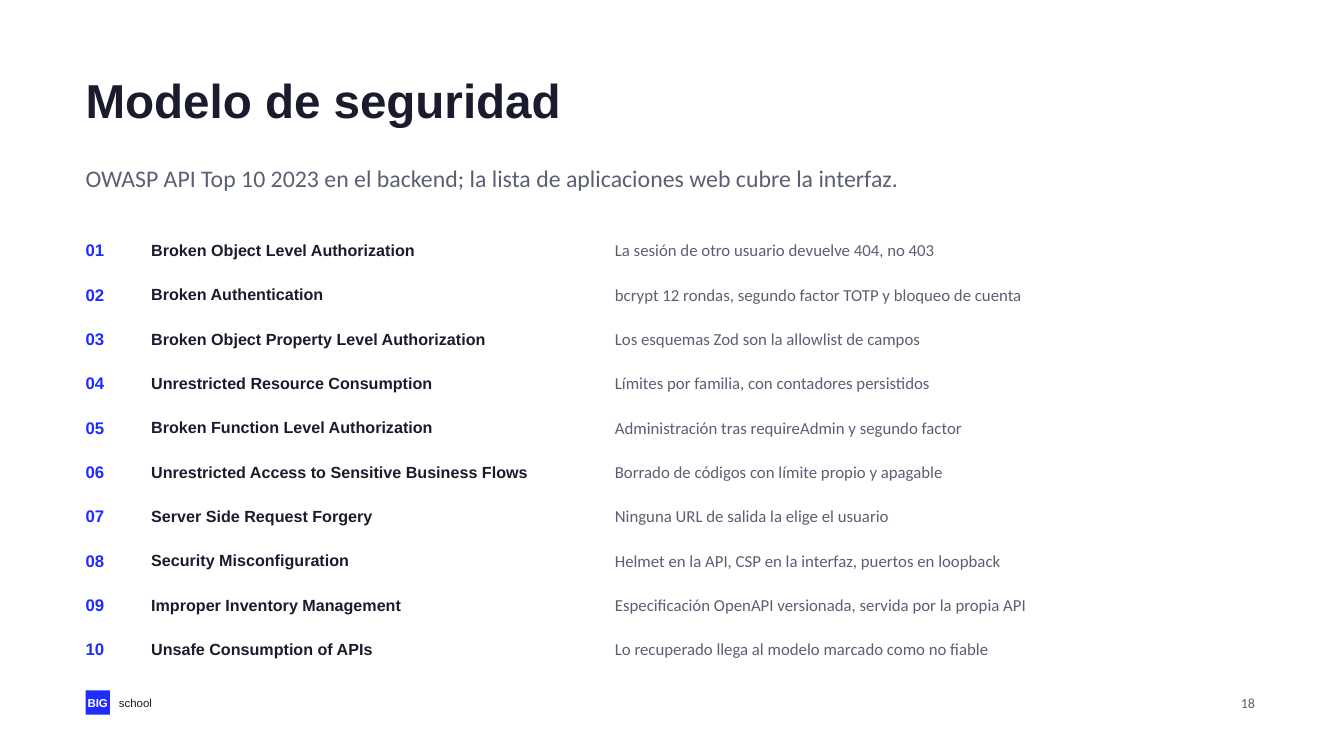
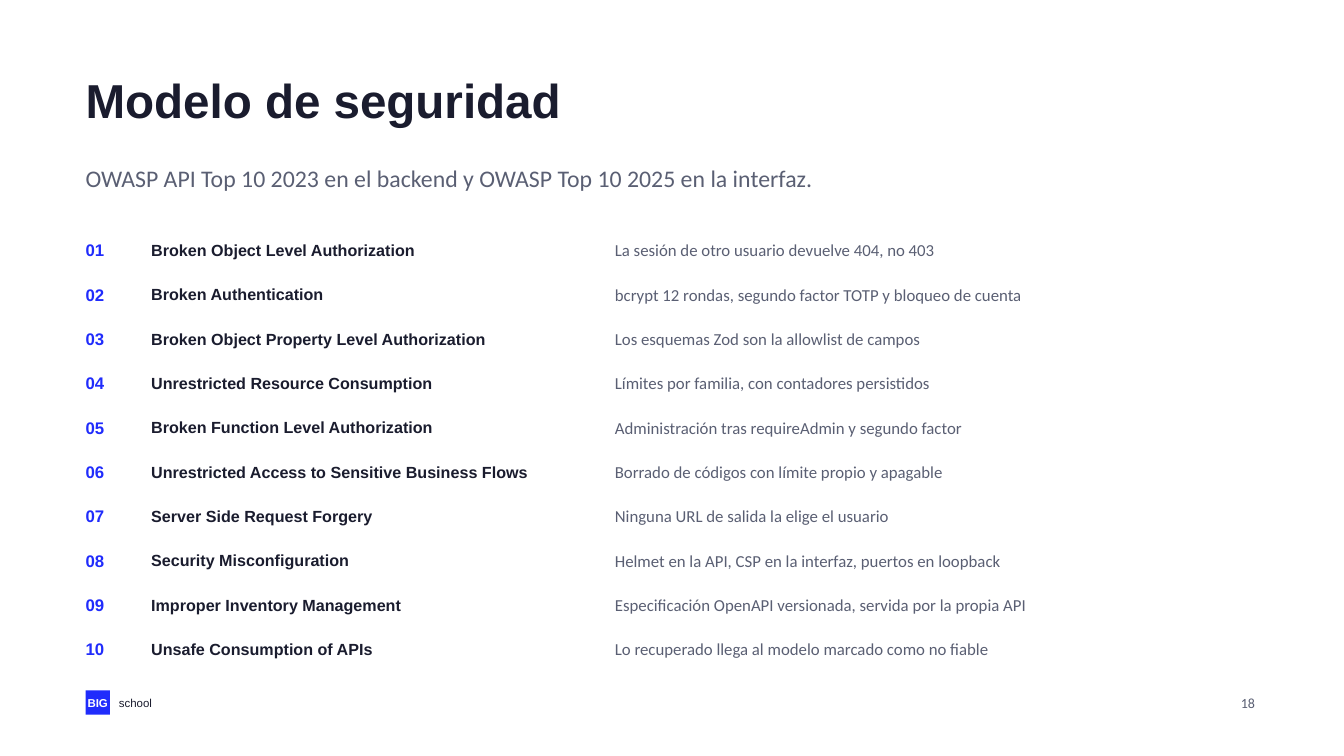
Before and after one commit to NovilloQuinta/intelligent-automotive-diagnostics, a slide deck: slide 18 of docs/presentacion/tfm-intelligent-automotive-diagnostics.pptx. Drawn at 1344x756 pixels with LibreOffice and Linux fonts; fonts in the diff are those of the drawing. Boxes give left, top, right and bottom in pixels: in the first picture for what was removed or moved away, otherwise in the second. Text is boxed around its words. In the diff, an @@ line names an element or a change of style, - is before the commit and + after.

```diff
--- a/docs/presentacion/tfm-intelligent-automotive-diagnostics.pptx
+++ b/docs/presentacion/tfm-intelligent-automotive-diagnostics.pptx
@@ text at [86, 170, 812, 191]: text changed @@
-OWASP API Top 10 2023 en el backend; la lista de aplicaciones web cubre la interfaz.
+OWASP API Top 10 2023 en el backend y OWASP Top 10 2025 en la interfaz.
```
Also in this commit, not shown: 2 other files.
